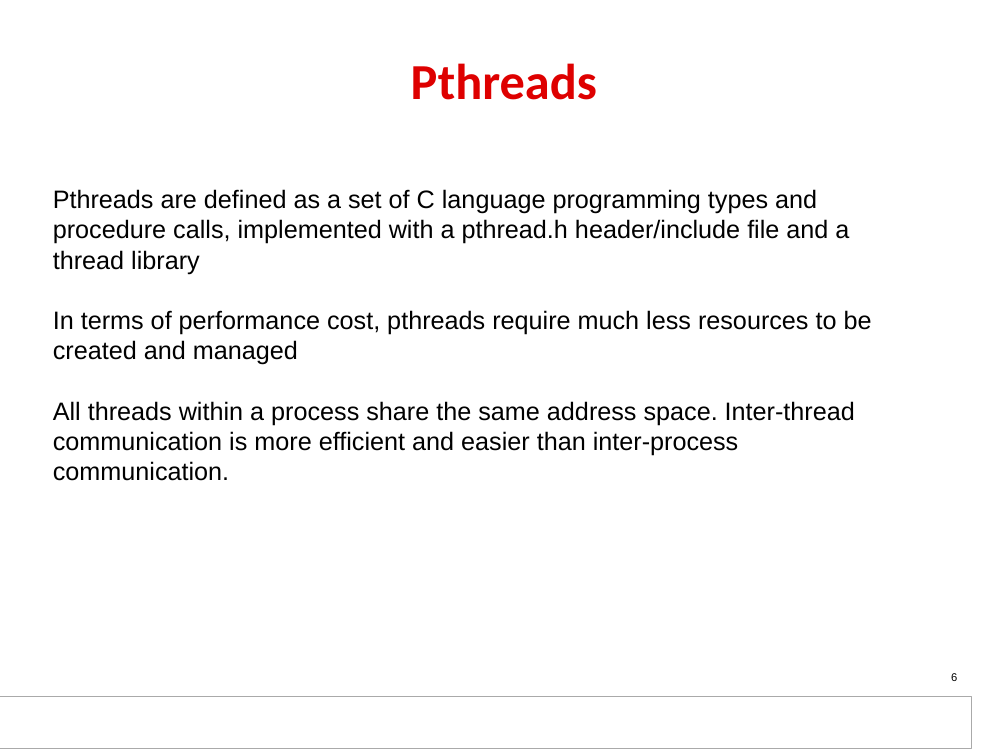
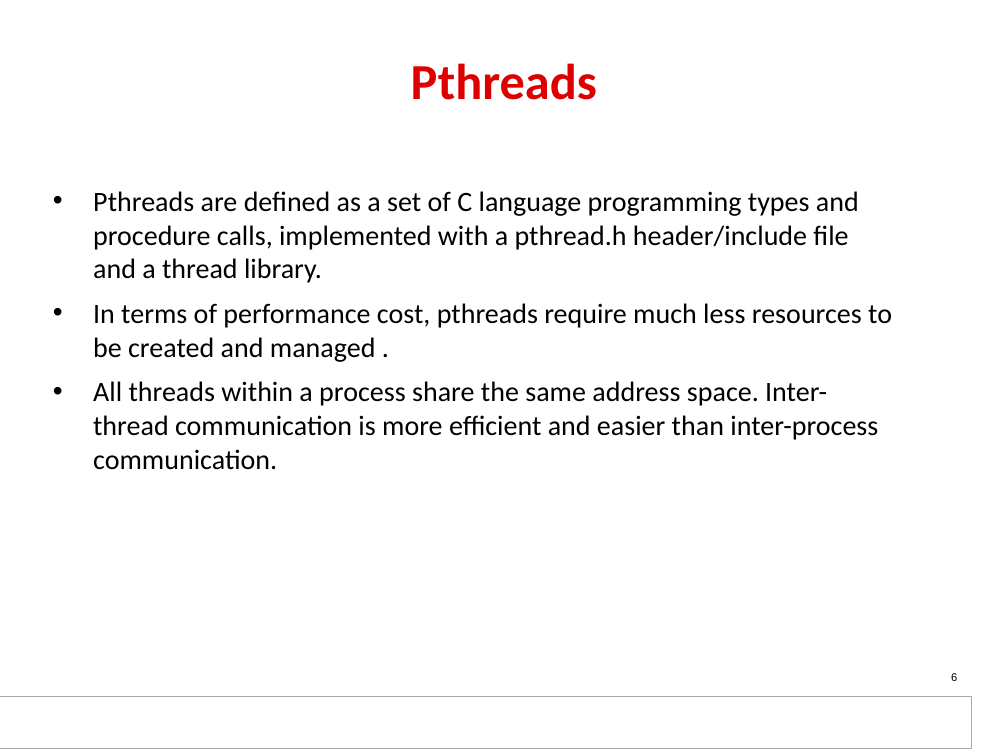
Before and after one commit to hari1989/keystone-workshop, a slide deck: slide 6 of slides/SMP_basic.pptx. Drawn at 1008x756 pixels with LibreOffice and Linux fonts; fonts in the diff are those of the drawing; background and template pictures are left out. Boxes give left, top, right and bottom in pixels: in the first picture for what was removed or moved away, otherwise in the second. Text is boxed around its words. In the diff, an @@ line names an element or a change of style, - is before the commit and + after.

```diff
--- a/slides/SMP_basic.pptx
+++ b/slides/SMP_basic.pptx
@@ text at box(93, 191, 892, 362): text changed; size 18 to 20 pt; font Arial to Calibri @@
-Pthreads are defined as a set of C language programming types and procedure calls, implemented with a pthread.h header/include file and a thread library
-In terms of performance cost, pthreads require much less resources to be created and managed
+• Pthreads are defined as a set of C language programming types and procedure calls, implemented with a pthread.h header/include file and a thread library.
+• In terms of performance cost, pthreads require much less resources to be created and managed .
@@ text at box(93, 381, 878, 470): size 18 to 20 pt, font Arial to Calibri in "All threads within a process share the ..."; bullet none to •; more space between paragraphs @@
```
Also in this commit, not shown: 9 other slides changed, 2 other files.
